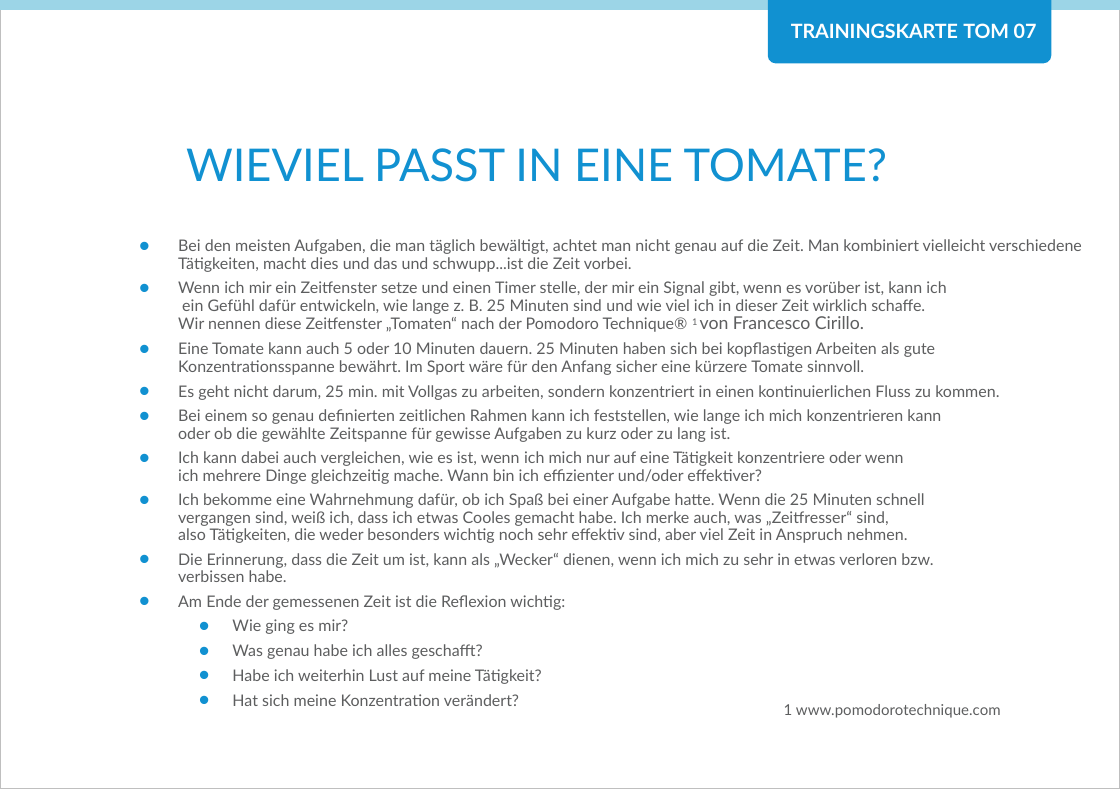
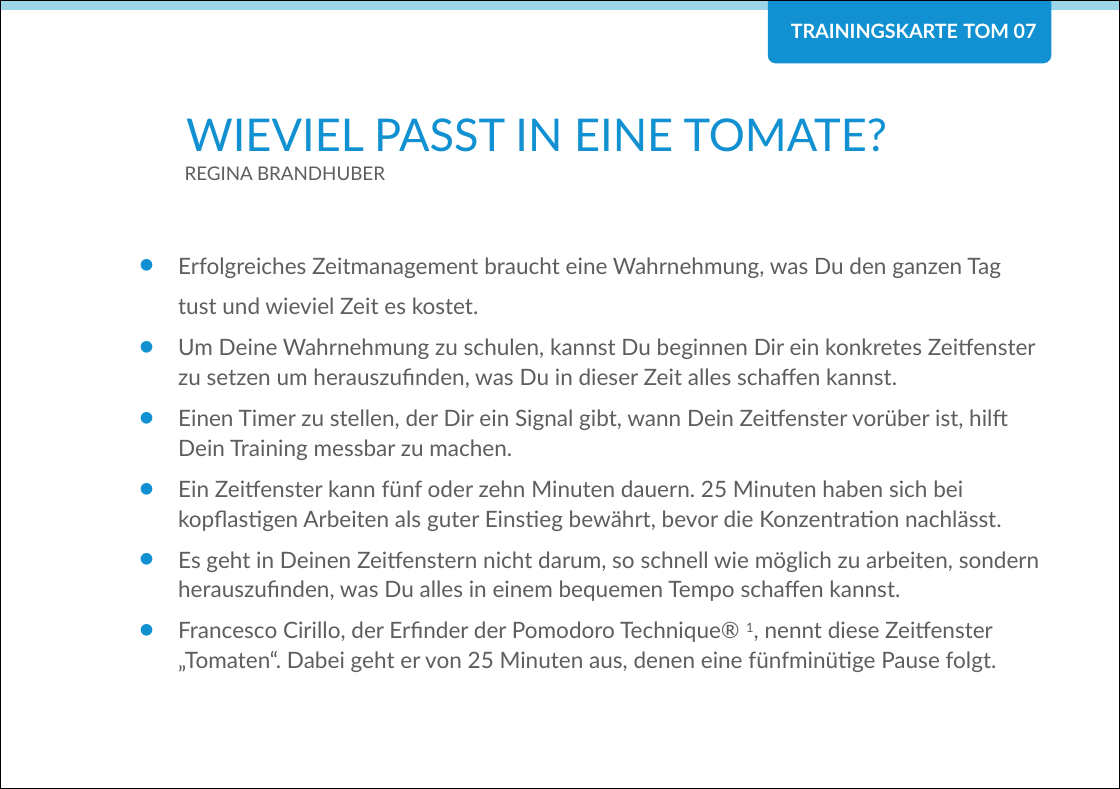
Before and after one commit to Teamtool/training-materials, a slide deck: slide 1 of agile moves/Tomatoes (TOM)/ger/apprentice/ger_TOM_07_Wieviel_passt_in_eine_Tomate_AM_A.pptx. Drawn at 1120x789 pixels with LibreOffice and Linux fonts; fonts in the diff are those of the drawing; background and template pictures are left out. Boxes give left, top, right and bottom in pixels: in the first picture for what was removed or moved away, otherwise in the second. Text is boxed around its words. In the diff, an @@ line names an element or a change of style, - is before the commit and + after.

```diff
--- a/agile moves/Tomatoes (TOM)/ger/apprentice/ger_TOM_07_Wieviel_passt_in_eine_Tomate_AM_A.pptx
+++ b/agile moves/Tomatoes (TOM)/ger/apprentice/ger_TOM_07_Wieviel_passt_in_eine_Tomate_AM_A.pptx
@@ rectangle at (x1=0, y1=0, x2=1120, y2=789): outline #BFBFBF 0.75 pt to #000000 0.75 pt @@
@@ title "WIEVIEL PASST IN EINE TOMATE?" moved from (x1=186, y1=148, x2=888, y2=182) to (x1=186, y1=118, x2=888, y2=152) @@
@@ subtitle added at (x1=185, y1=166, x2=385, y2=180), 10 pt, text #5D5E5F @@
+REGINA BRANDHUBER
@@ text at (x1=178, y1=257, x2=1039, y2=672): text changed; size 8.5 to 12 pt @@
-• Bei den meisten Aufgaben, die man täglich bewältigt, achtet man nicht genau auf die Zeit. Man kombiniert vielleicht verschiedene Tätigkeiten, macht dies und das und schwupp...ist die Zeit vorbei.
-• Wenn ich mir ein Zeitfenster setze und einen Timer stelle, der mir ein Signal gibt, wenn es vorüber ist, kann ich
-  ein Gefühl dafür entwickeln, wie lange z. B. 25 Minuten sind und wie viel ich in dieser Zeit wirklich schaffe.
-  Wir nennen diese Zeitfenster „Tomaten“ nach der Pomodoro Technique® 1 von Francesco Cirillo.
-• Eine Tomate kann auch 5 oder 10 Minuten dauern. 25 Minuten haben sich bei kopflastigen Arbeiten als gute Konzentrationsspanne bewährt. Im Sport wäre für den Anfang sicher eine kürzere Tomate sinnvoll.
-• Es geht nicht darum, 25 min. mit Vollgas zu arbeiten, sondern konzentriert in einen kontinuierlichen Fluss zu kommen.
-• Bei einem so genau definierten zeitlichen Rahmen kann ich feststellen, wie lange ich mich konzentrieren kann
-  oder ob die gewählte Zeitspanne für gewisse Aufgaben zu kurz oder zu lang ist.
-• Ich kann dabei auch vergleichen, wie es ist, wenn ich mich nur auf eine Tätigkeit konzentriere oder wenn
-  ich mehrere Dinge gleichzeitig mache. Wann bin ich effizienter und/oder effektiver?
-• Ich bekomme eine Wahrnehmung dafür, ob ich Spaß bei einer Aufgabe hatte. Wenn die 25 Minuten schnell
-  vergangen sind, weiß ich, dass ich etwas Cooles gemacht habe. Ich merke auch, was „Zeitfresser“ sind,
-  also Tätigkeiten, die weder besonders wichtig noch sehr effektiv sind, aber viel Zeit in Anspruch nehmen.
-• Die Erinnerung, dass die Zeit um ist, kann als „Wecker“ dienen, wenn ich mich zu sehr in etwas verloren bzw.
-  verbissen habe.
-• Am Ende der gemessenen Zeit ist die Reflexion wichtig:
-  • Wie ging es mir?
-  • Was genau habe ich alles geschafft?
-  • Habe ich weiterhin Lust auf meine Tätigkeit?
-  • Hat sich meine Konzentration verändert?
+• Erfolgreiches Zeitmanagement braucht eine Wahrnehmung, was Du den ganzen Tag tust und wieviel Zeit es kostet.
+• Um Deine Wahrnehmung zu schulen, kannst Du beginnen Dir ein konkretes Zeitfenster zu setzen um herauszufinden, was Du in dieser Zeit alles schaffen kannst.
+• Einen Timer zu stellen, der Dir ein Signal gibt, wann Dein Zeitfenster vorüber ist, hilft Dein Training messbar zu machen.
+• Ein Zeitfenster kann fünf oder zehn Minuten dauern. 25 Minuten haben sich bei kopflastigen Arbeiten als guter Einstieg bewährt, bevor die Konzentration nachlässt.
+• Es geht in Deinen Zeitfenstern nicht darum, so schnell wie möglich zu arbeiten, sondern herauszufinden, was Du alles in einem bequemen Tempo schaffen kannst.
+• Francesco Cirillo, der Erfinder der Pomodoro Technique® 1, nennt diese Zeitfenster „Tomaten“. Dabei geht er von 25 Minuten aus, denen eine fünfminütige Pause folgt.
@@ text removed at (x1=784, y1=704, x2=1001, y2=718) @@
-1 www.pomodorotechnique.com
```
Also in this commit, not shown: 1 other slide changed, 1 other file.
